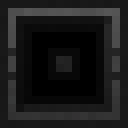
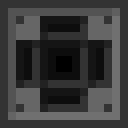
Revision of a layered 128 x 128 image; what changed, layer by layer:
hid group "effects" (14 layers) over bbox(0, 0, 128, 128)
hid "gradient" (1st of 4, in "effects") over bbox(8, 8, 120, 120)
added group "toggle" with 4 layers above "hopper" over bbox(0, 0, 128, 128)
added layer "top_indent" (20%) in group "toggle" over bbox(8, 8, 120, 120)
added layer "Ebene 5" in group "toggle" over bbox(8, 8, 120, 120)
added layer "top Kopie 3" in group "toggle" over bbox(0, 0, 128, 128)
hid group "waypoint" (4 layers) over bbox(0, 0, 128, 128)
